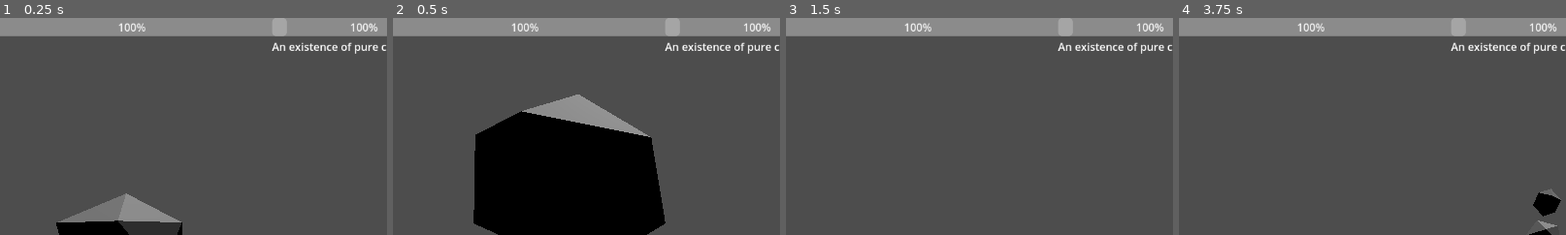
Above: before the commit, frames 1-4 (left to right).
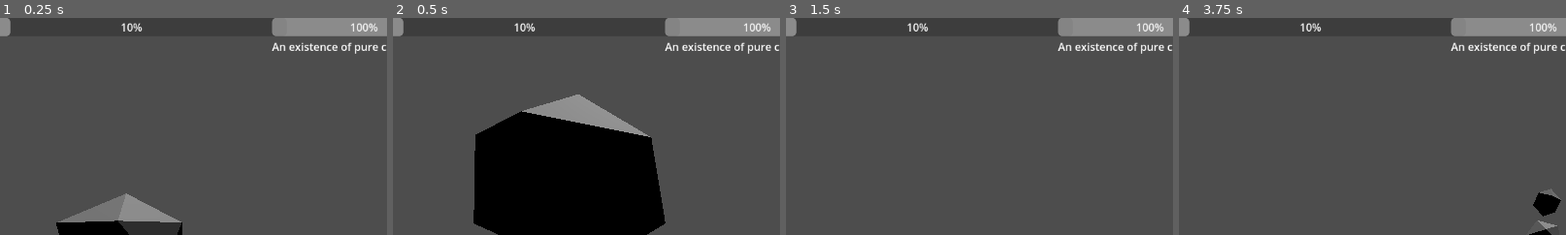
Above: after the commit, the same moments.

Repository: RavenRandomz/cube-extentialis-bossfight
Game: Godot game, scene res://testworld.tscn
Same seed, same stepped clock (60 frames per second), same inputs: the game is played once before the commit and once after it.
Inputs (mouse positions are % of the whole screen's width and height, from its top left):
- Up to frame 1 (0.25 s): no input
- Up to frame 2 (0.5 s): no input
- Up to frame 3 (1.5 s): tap Enter at 0.5 s; move the mouse to (55, 50) at 0.52 s; press the mouse at (55, 50) at 0.53 s; hold W (player_forward) from 0.53 s (still down); tap Space (player_jump) at 0.77 s; move the mouse to (45, 50) at 1.27 s; release the mouse at (45, 50) at 1.28 s; tap Shift at 1.35 s
- Up to frame 4 (3.75 s): keep holding W (player_forward); tap Space (player_jump) at 1.52, 3.02 s; move the mouse to (52, 48) at 2.02 s; tap Alt at 2.1 s; move the mouse to (49, 52) at 2.77 s; tap Ctrl at 2.85 s; click (49, 52) at 2.92 s; move the mouse to (57, 51) at 3.52 s; press the mouse at (57, 51) at 3.53 s
The pictures show only the part of the screen within x 3-53%, y 0-50%; the shares and areas given below are measured in that part.

The runs differ from the first frame. In frame 1, 6.0% of the frame differs, in the area x 2-75%, y 0-9%; in frame 2, 6.0%; in frame 3, 6.0%; in frame 4, 6.0%.

Commit message:
Fix health handling in characterbodyentity3d
The same has to be done in other wrapper classes ahhh

Diff:
--- a/scripts/character_body_entity_3d.gd
+++ b/scripts/character_body_entity_3d.gd
@@ -14,7 +14,8 @@
 # (A parent Entity that inherits Node3D would mean that the player body is in the Node3D)
 # That is on the scene tree. So if the player has to be moved around, the Node3D parent would have to be changed.
 # Or that node would ismply be "disembodied" while the body is transferred to moving platforms and whatnot.
-@export var health:float = 1000:
+@export var starting_health = 100
+@export var health:float = starting_health:
 	get:
 		return _entity.get_health()
 	set(new_health):
@@ -32,7 +33,7 @@
 	set(new_max_health):
 		_entity.max_health = new_max_health
 
-@onready var _entity = Entity.new(get_tree())
+@onready var _entity = Entity.new(get_tree(), starting_health)
 
 func _ready():
 	add_child(_entity)
